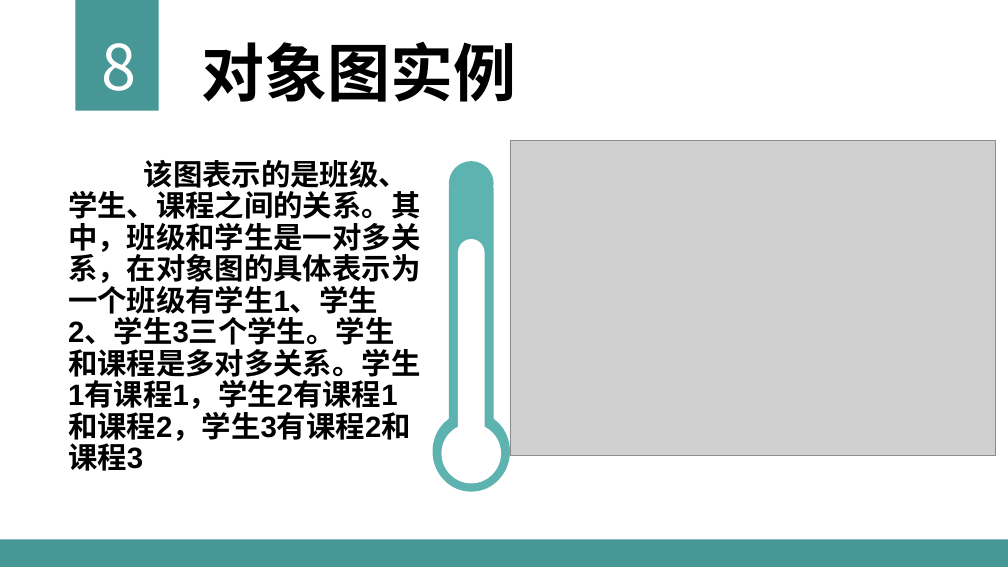
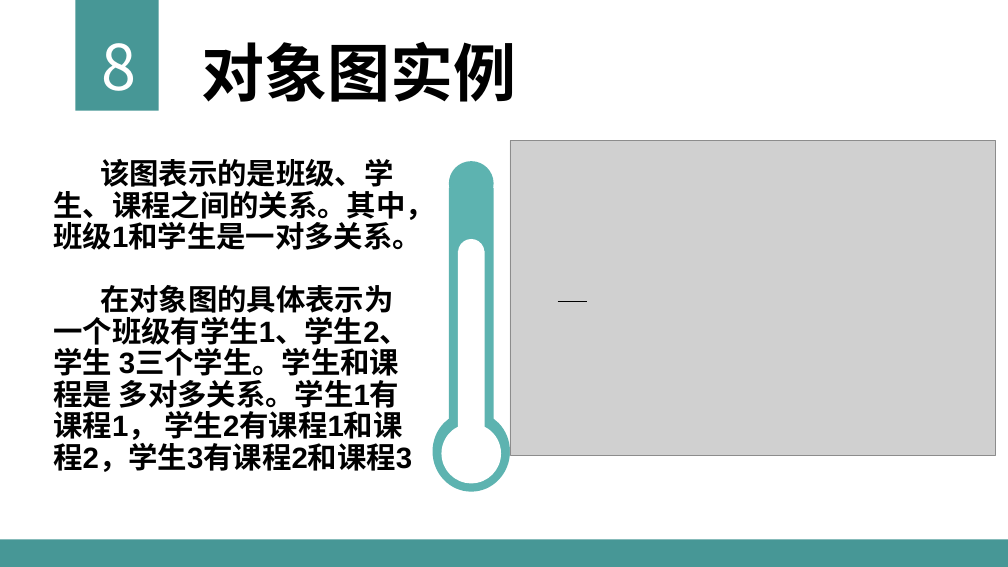
Before and after one commit to sun2009/PRD2018-G16, a slide deck: slide 11 of 受控文档/PPT/UML基础III0.3.0.pptx. Drawn at 1008x567 pixels with LibreOffice and Linux fonts; fonts in the diff are those of the drawing; grey boxes stand for pictures. Boxes give left, top, right and bottom in pixels: in the first picture for what was removed or moved away, otherwise in the second. Text is boxed around its words. In the diff, an @@ line names an element or a change of style, - is before the commit and + after.

Commit message:
12-19

```diff
--- a/受控文档/PPT/UML基础III0.3.0.pptx
+++ b/受控文档/PPT/UML基础III0.3.0.pptx
@@ text at (x1=53, y1=159, x2=435, y2=472): text changed @@
-该图表示的是班级、学生、课程之间的关系。其中，班级和学生是一对多关系，在对象图的具体表示为一个班级有学生1、学生2、学生3三个学生。学生和课程是多对多关系。学生1有课程1，学生2有课程1和课程2，学生3有课程2和课程3
+该图表示的是班级、学生、课程之间的关系。其中，班级1和学生是一对多关系。
+在对象图的具体表示为一个班级有学生1、学生2、学生 3三个学生。学生和课程是 多对多关系。学生1有课程1， 学生2有课程1和课程2，学生3有课程2和课程3
@@ line added from (558, 302) to (588, 302), #000000 0.75 pt @@
```
Also in this commit, not shown: 8 other slides changed, 1 slide added.
